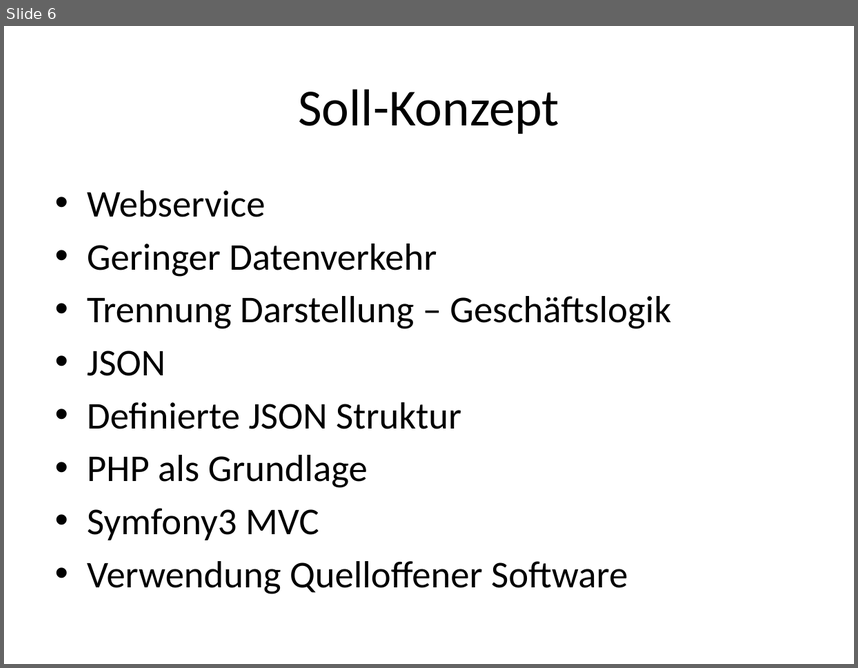
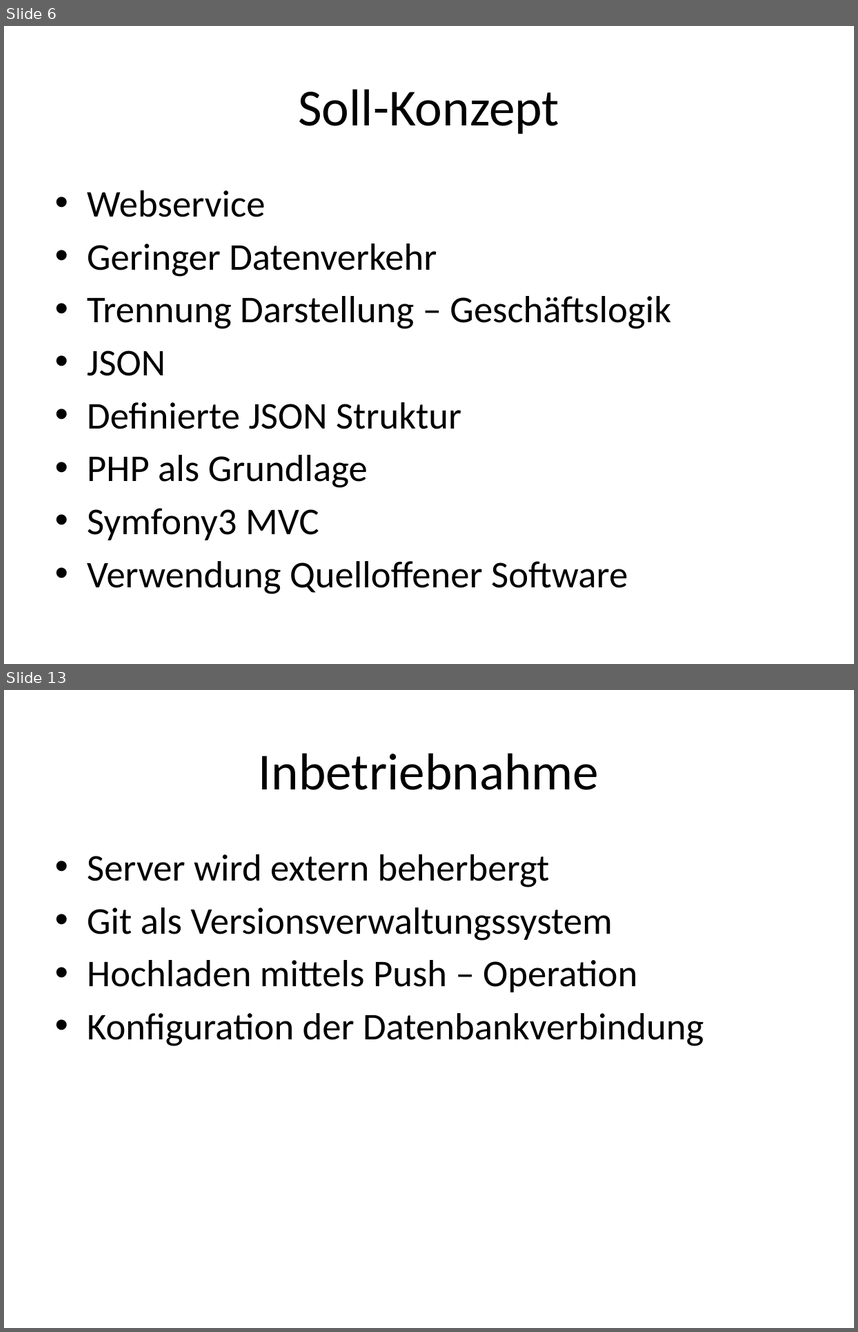
Before and after one commit to janhelmle/weiterbildung_fachinformatiker_ihk_projektantrag, a slide deck: praesentation/Projektpräsentation.pptx. Shown one above the other, each under a label of ours: slide 6 before the commit, slides 6 and 13 after it; the slides between them are not shown. The pictures are 858x668 and 858x1332 pixels, drawn with LibreOffice and Linux fonts; fonts in the diff are those of the drawing. Boxes give left, top, right and bottom in pixels: in the first picture for what was removed or moved away, otherwise in the second. Text is boxed around its words. In the diff, an @@ line names an element or a change of style, - is before the commit and + after.

```diff
--- a/praesentation/Projektpräsentation.pptx
+++ b/praesentation/Projektpräsentation.pptx
@@ slide 13 added at [4, 690, 854, 1328], background #FFFFFF @@
@@ title added at [259, 753, 599, 790], 44 pt, text #000000 @@
+Inbetriebnahme
@@ text added at [87, 854, 704, 1046], 32 pt, text #000000 @@
+• Server wird extern beherbergt
+• Git als Versionsverwaltungssystem
+• Hochladen mittels Push – Operation
+• Konfiguration der Datenbankverbindung
```
Also in this commit, not shown: 9 other slides added, 1 other file.
